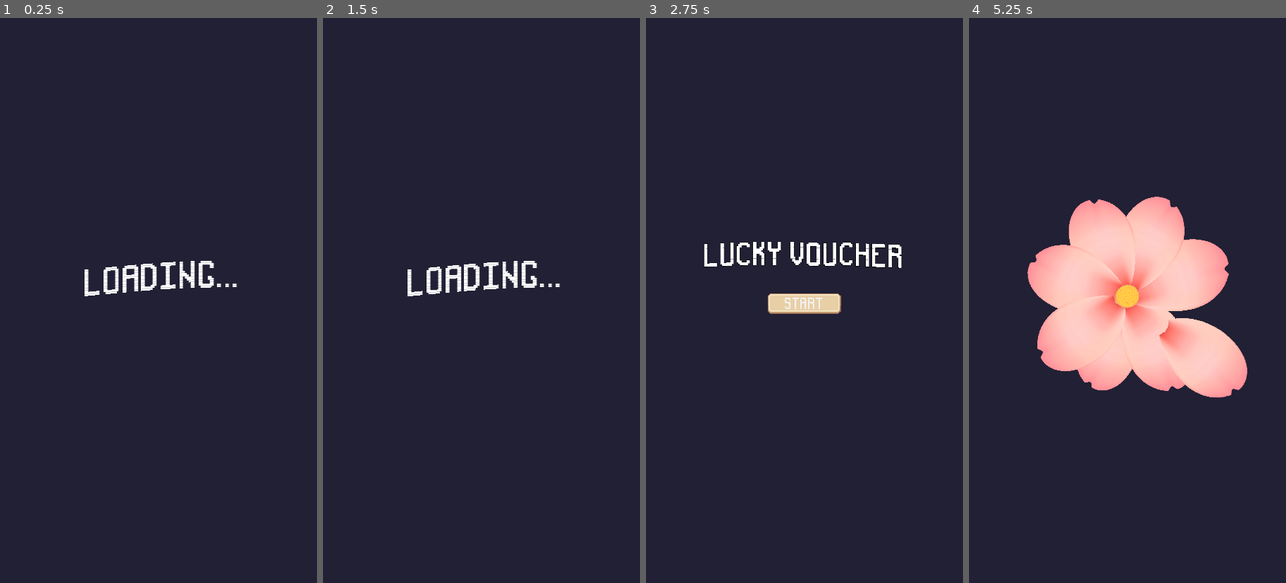
Above: before the commit, frames 1-4 (left to right).
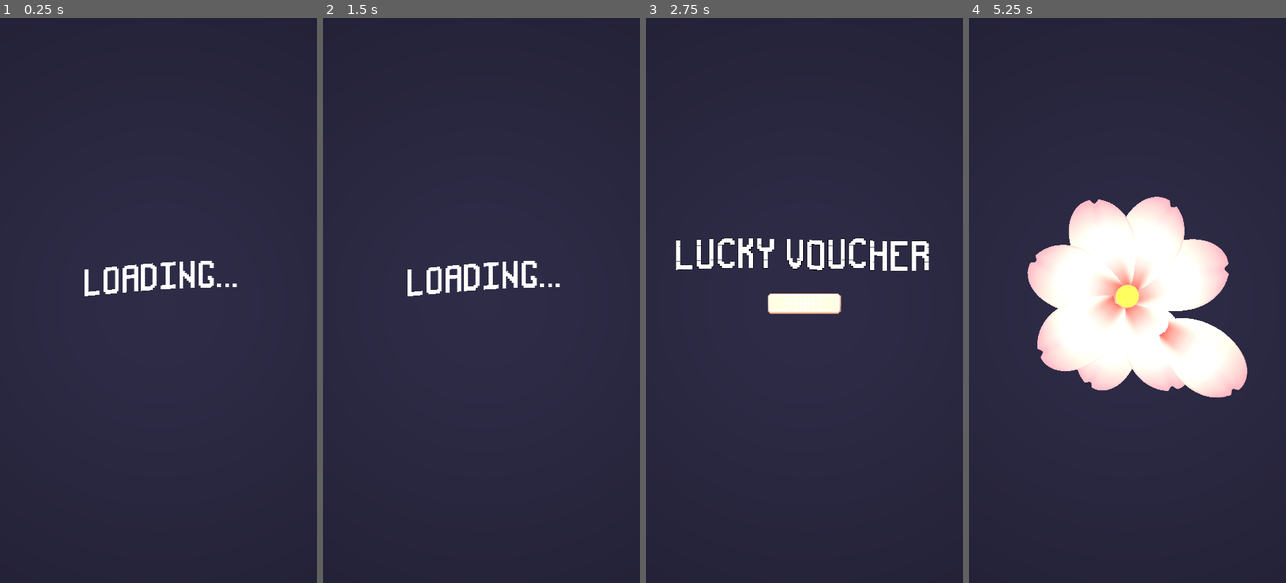
Above: after the commit, the same moments.

Repository: yv0503/DoesSheLovesMe
Game: Godot game, scene res://scenes/tcsn/loading.tscn
The game is run twice, just before and just after one commit, with the same random seed, the same clock (stepped at 60 frames per second) and the same inputs.
Inputs (mouse positions are in pixels of both pictures, inside the frame that each line leads up to):
- Up to frame 1 (0.25 s): no input
- Up to frame 2 (1.5 s): no input
- Up to frame 3 (2.75 s): no input
- Up to frame 4 (5.25 s): click "Start" at 2.75 s; click (1111, 345) at 3.5 s; click (1156, 340) at 4.25 s; click (1181, 317) at 5 s

The runs differ from the first frame. In frame 1, 0.4% of the frame differs, in the area x 26-75%, y 43-49%; in frame 2, 0.4%; in frame 3, 3.2%; in frame 4, 17%, in the area x 18-88%, y 31-68%.

Commit message:
Added Basic Lighting

Diff:
--- a/project.godot
+++ b/project.godot
@@ -45,3 +45,4 @@
 textures/canvas_textures/default_texture_filter=0
 renderer/rendering_method="mobile"
 textures/vram_compression/import_etc2_astc=true
+viewport/hdr_2d=true
--- a/scenes/font_settings/label_1.tres
+++ b/scenes/font_settings/label_1.tres
@@ -5,6 +5,6 @@
 [resource]
 line_spacing = 40.0
 font = ExtResource("1_hebao")
-font_size = 61
+font_size = 48
 outline_size = 5
 outline_color = Color(0, 0, 0, 1)
--- a/scenes/scripts/loser_winner.gd
+++ b/scenes/scripts/loser_winner.gd
@@ -1,20 +1,20 @@
 extends Node
 
-var rndint = RandomNumberGenerator.new()
+var random = RandomNumberGenerator.new()
 var num = 0
 var win_lose: bool
-var qr_text: String = "this thing fucking works"
+var qr_text: String = "09erwui34290ersdlk"
 var error_correction_level: int = 0
 
 func _ready() -> void:
 	randomWinner()
 
 func randomWinner():
-	rndint.randomize()
-	var random = rndint.randi_range(0,100)
+	random.randomize()
+	var rndint = random.randi_range(0,100)
 	for x in range(0,50):
-		if x == random:
+		if x == rndint:
 			win_lose = false
 	for x in range(51,100):
-		if x == random:
+		if x == rndint:
 			win_lose = true
--- /dev/null
+++ b/scenes/tcsn/lighting.tscn
@@ -0,0 +1,20 @@
+[gd_scene load_steps=3 format=3 uid="uid://db70m0rumfcl5"]
+
+[sub_resource type="Gradient" id="Gradient_6s5ry"]
+interpolation_mode = 2
+offsets = PackedFloat32Array(0, 0.831169)
+colors = PackedColorArray(0.385493, 0.385492, 0.385492, 1, 0, 0, 0, 1)
+
+[sub_resource type="GradientTexture2D" id="GradientTexture2D_whgxe"]
+gradient = SubResource("Gradient_6s5ry")
+width = 2500
+height = 2500
+fill = 1
+fill_from = Vector2(0.5, 0.5)
+metadata/_snap_enabled = true
+
+[node name="lighting" type="Node2D"]
+
+[node name="PointLight2D" type="PointLight2D" parent="."]
+position = Vector2(546, 970)
+texture = SubResource("GradientTexture2D_whgxe")
--- a/scenes/tcsn/loading.tscn
+++ b/scenes/tcsn/loading.tscn
@@ -1,7 +1,8 @@
-[gd_scene load_steps=6 format=3 uid="uid://526l6b3w5kkd"]
+[gd_scene load_steps=7 format=3 uid="uid://526l6b3w5kkd"]
 
 [ext_resource type="Texture2D" uid="uid://djiy52biympwj" path="res://sprites/bootsplash.png" id="1_eovc8"]
 [ext_resource type="Script" path="res://scenes/tcsn/loading.gd" id="1_tbewt"]
+[ext_resource type="PackedScene" uid="uid://db70m0rumfcl5" path="res://scenes/tcsn/lighting.tscn" id="2_6b1q3"]
 [ext_resource type="Shader" path="res://scenes/shaders/wavetext.gdshader" id="2_584gd"]
 [ext_resource type="FontFile" uid="uid://2gm83ci1c064" path="res://sprites/fonts/pixelFont-7-8x14-sproutLands.ttf" id="3_j7mkx"]
 
@@ -13,6 +14,8 @@
 
 [node name="Loading" type="Node2D"]
 script = ExtResource("1_tbewt")
+
+[node name="lighting" parent="." instance=ExtResource("2_6b1q3")]
 
 [node name="Timer" type="Timer" parent="."]
 wait_time = 2.0
--- a/scenes/tcsn/loser.tscn
+++ b/scenes/tcsn/loser.tscn
@@ -1,5 +1,6 @@
-[gd_scene load_steps=16 format=3 uid="uid://cuebf00aglwjx"]
+[gd_scene load_steps=17 format=3 uid="uid://cuebf00aglwjx"]
 
+[ext_resource type="PackedScene" uid="uid://db70m0rumfcl5" path="res://scenes/tcsn/lighting.tscn" id="1_1v2jx"]
 [ext_resource type="PackedScene" uid="uid://b41i36u7wnmb8" path="res://scenes/tcsn/background.tscn" id="1_2i3sw"]
 [ext_resource type="FontFile" uid="uid://2gm83ci1c064" path="res://sprites/fonts/pixelFont-7-8x14-sproutLands.ttf" id="1_pbirm"]
 [ext_resource type="Shader" path="res://scenes/shaders/wavetext.gdshader" id="2_e8cib"]
@@ -41,6 +42,8 @@
 
 [node name="loser" type="Node2D"]
 
+[node name="lighting" parent="." instance=ExtResource("1_1v2jx")]
+
 [node name="background" parent="." instance=ExtResource("1_2i3sw")]
 position = Vector2(-32, -16)
 
@@ -66,9 +69,9 @@
 material = SubResource("ShaderMaterial_vtfxy")
 layout_mode = 0
 offset_left = 115.0
-offset_top = 355.0
+offset_top = 336.0
 offset_right = 943.0
-offset_bottom = 578.0
+offset_bottom = 559.0
 theme_override_constants/line_spacing = 200
 label_settings = ExtResource("4_qlkqa")
 horizontal_alignment = 1
@@ -86,9 +89,9 @@
 anchor_right = 0.5
 anchor_bottom = 0.5
 offset_left = -166.0
-offset_top = 423.5
+offset_top = 1370.5
 offset_right = 204.0
-offset_bottom = 577.5
+offset_bottom = 1524.5
 grow_horizontal = 2
 grow_vertical = 2
 theme_override_colors/font_color = Color(0.982187, 0.444732, 0, 1)
--- a/scenes/tcsn/menu.tscn
+++ b/scenes/tcsn/menu.tscn
@@ -1,11 +1,11 @@
-[gd_scene load_steps=15 format=3 uid="uid://rmwqxvbngjwq"]
+[gd_scene load_steps=16 format=3 uid="uid://rmwqxvbngjwq"]
 
 [ext_resource type="FontFile" uid="uid://2gm83ci1c064" path="res://sprites/fonts/pixelFont-7-8x14-sproutLands.ttf" id="1_aujm4"]
+[ext_resource type="PackedScene" uid="uid://db70m0rumfcl5" path="res://scenes/tcsn/lighting.tscn" id="1_ewffr"]
 [ext_resource type="Script" path="res://scenes/scripts/start.gd" id="1_ffh8t"]
 [ext_resource type="Texture2D" uid="uid://bcb1308m705nx" path="res://sprites/UI Big Play Button.png" id="2_pfqfb"]
 [ext_resource type="Shader" path="res://scenes/shaders/background.gdshader" id="2_vln7t"]
 [ext_resource type="PackedScene" uid="uid://b41i36u7wnmb8" path="res://scenes/tcsn/background.tscn" id="3_ce1kg"]
-[ext_resource type="LabelSettings" uid="uid://dg8qy6jybduu4" path="res://scenes/font_settings/label_3.tres" id="4_qrcov"]
 [ext_resource type="Shader" path="res://scenes/shaders/wavetext.gdshader" id="5_2foi7"]
 
 [sub_resource type="ShaderMaterial" id="ShaderMaterial_jcb36"]
@@ -19,6 +19,13 @@
 shader_parameter/height = 5.0
 shader_parameter/frequency = 10.0
 shader_parameter/speed = 5.0
+
+[sub_resource type="LabelSettings" id="LabelSettings_7bej5"]
+line_spacing = 40.0
+font = ExtResource("1_aujm4")
+font_size = 128
+outline_size = 5
+outline_color = Color(0, 0, 0, 1)
 
 [sub_resource type="StyleBoxEmpty" id="StyleBoxEmpty_3o2n7"]
 
@@ -47,6 +54,8 @@
 grow_horizontal = 2
 grow_vertical = 2
 
+[node name="lighting" parent="." instance=ExtResource("1_ewffr")]
+
 [node name="background" parent="." instance=ExtResource("3_ce1kg")]
 material = SubResource("ShaderMaterial_jcb36")
 position = Vector2(-45, -11)
@@ -64,7 +73,7 @@
 theme_override_colors/font_outline_color = Color(0, 0, 0, 1)
 text = "Lucky Voucher
 "
-label_settings = ExtResource("4_qrcov")
+label_settings = SubResource("LabelSettings_7bej5")
 horizontal_alignment = 1
 vertical_alignment = 1
 uppercase = true
--- a/scenes/tcsn/qr_code.tscn
+++ b/scenes/tcsn/qr_code.tscn
@@ -1,7 +1,8 @@
-[gd_scene load_steps=3 format=3 uid="uid://blbwx1inb1rui"]
+[gd_scene load_steps=4 format=3 uid="uid://blbwx1inb1rui"]
 
 [ext_resource type="Script" path="res://scenes/scripts/QRCODE/qr_view.gd" id="1_m8c73"]
 [ext_resource type="LabelSettings" uid="uid://cmrqtgl8q0d6m" path="res://scenes/font_settings/label_1.tres" id="2_g87b8"]
+[ext_resource type="PackedScene" uid="uid://bg7ncxbfjjhl" path="res://scenes/tcsn/request.tscn" id="3_u6qgf"]
 
 [node name="QRView" type="Control" node_paths=PackedStringArray("text_label", "qr_code_image")]
 layout_mode = 3
@@ -35,3 +36,5 @@
 offset_top = 56.0
 offset_right = 800.0
 offset_bottom = 556.0
+
+[node name="Request" parent="." instance=ExtResource("3_u6qgf")]
--- a/scenes/tcsn/voucher2.tscn
+++ b/scenes/tcsn/voucher2.tscn
@@ -1,9 +1,12 @@
-[gd_scene load_steps=3 format=3 uid="uid://kouuk0og25gm"]
+[gd_scene load_steps=4 format=3 uid="uid://kouuk0og25gm"]
 
+[ext_resource type="PackedScene" uid="uid://db70m0rumfcl5" path="res://scenes/tcsn/lighting.tscn" id="1_iynlf"]
 [ext_resource type="PackedScene" uid="uid://b41i36u7wnmb8" path="res://scenes/tcsn/background.tscn" id="1_m1ai5"]
 [ext_resource type="PackedScene" uid="uid://bal75n0hj545r" path="res://scenes/tcsn/flower.tscn" id="1_xv16y"]
 
 [node name="Voucher" type="Node2D"]
+
+[node name="lighting" parent="." instance=ExtResource("1_iynlf")]
 
 [node name="background" parent="." instance=ExtResource("1_m1ai5")]
 position = Vector2(-36, 17)
--- a/scenes/tcsn/winner.tscn
+++ b/scenes/tcsn/winner.tscn
@@ -1,6 +1,7 @@
-[gd_scene load_steps=6 format=3 uid="uid://b6ilukhr81a24"]
+[gd_scene load_steps=7 format=3 uid="uid://b6ilukhr81a24"]
 
 [ext_resource type="PackedScene" uid="uid://b41i36u7wnmb8" path="res://scenes/tcsn/background.tscn" id="1_jsjr3"]
+[ext_resource type="PackedScene" uid="uid://db70m0rumfcl5" path="res://scenes/tcsn/lighting.tscn" id="1_mdieb"]
 [ext_resource type="Shader" path="res://scenes/shaders/wavetext.gdshader" id="2_5ci16"]
 [ext_resource type="LabelSettings" uid="uid://dd1o01iuf0xj5" path="res://scenes/font_settings/label_2.tres" id="3_10vgk"]
 [ext_resource type="PackedScene" uid="uid://blbwx1inb1rui" path="res://scenes/tcsn/qr_code.tscn" id="4_ggipo"]
@@ -12,6 +13,8 @@
 shader_parameter/speed = 5.0
 
 [node name="winner" type="Node2D"]
+
+[node name="lighting" parent="." instance=ExtResource("1_mdieb")]
 
 [node name="background" parent="." instance=ExtResource("1_jsjr3")]
 position = Vector2(-23, -22)
@@ -30,5 +33,6 @@
 vertical_alignment = 1
 
 [node name="QRView" parent="." instance=ExtResource("4_ggipo")]
+self_modulate = Color(100, 100, 100, 1)
 offset_top = 984.0
 offset_bottom = 984.0
Binary file added: sprites/lighting_mesh.aseprite
Binary file added: sprites/lighting_mesh.png
Not shown, added: sprites/lighting_mesh.png.import
